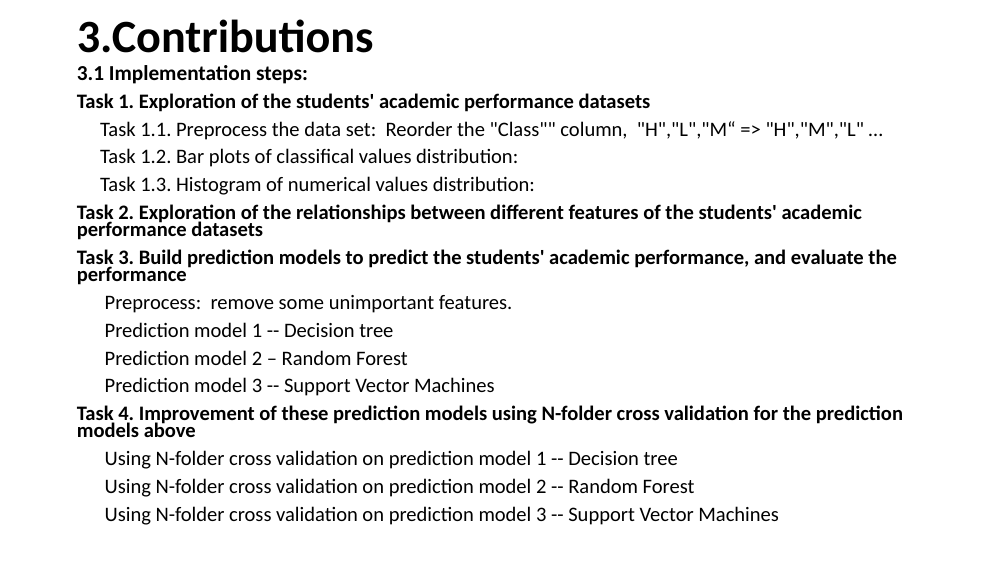
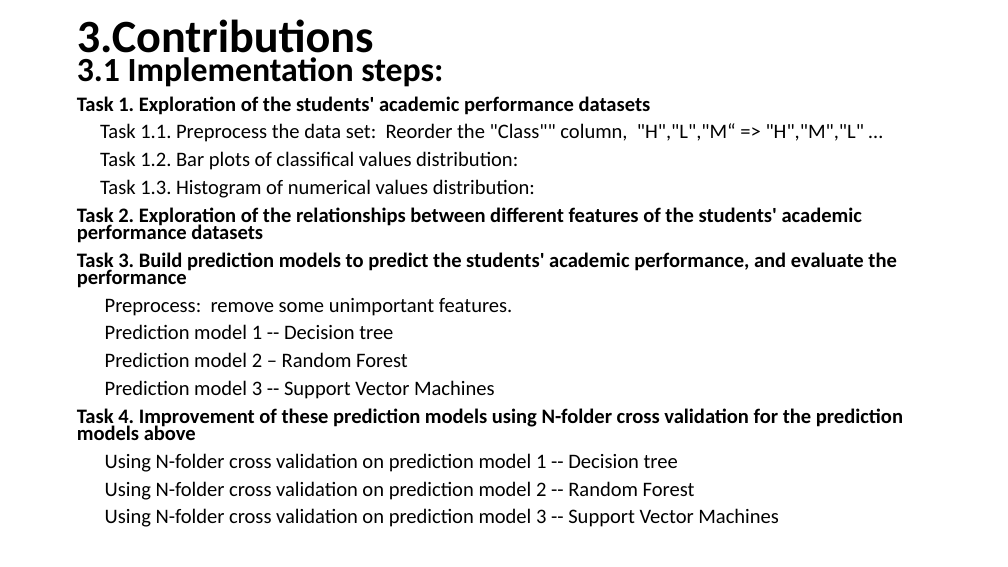
Before and after one commit to Rena-zhou/IFN702, a slide deck: slide 19 of Project presentation (presentation)- zhiying.pptx. Drawn at 1008x567 pixels with LibreOffice and Linux fonts; fonts in the diff are those of the drawing. Boxes give left, top, right and bottom in pixels: in the first picture for what was removed or moved away, otherwise in the second. Text is boxed around its words. In the diff, an @@ line names an element or a change of style, - is before the commit and + after.

```diff
--- a/Project presentation (presentation)- zhiying.pptx
+++ b/Project presentation (presentation)- zhiying.pptx
@@ text "3.1 Implementation steps:": place and size @@
-text "3.1 Implementation steps:" at (77, 65, 903, 525)
+text "3.1 Implementation steps:" at (77, 57, 903, 527)
@@ text at (77, 57, 443, 87): size 20.3 to 32.2 pt in "3.1 Implementation steps:" @@
```
Also in this commit, not shown: 3 other slides changed.
